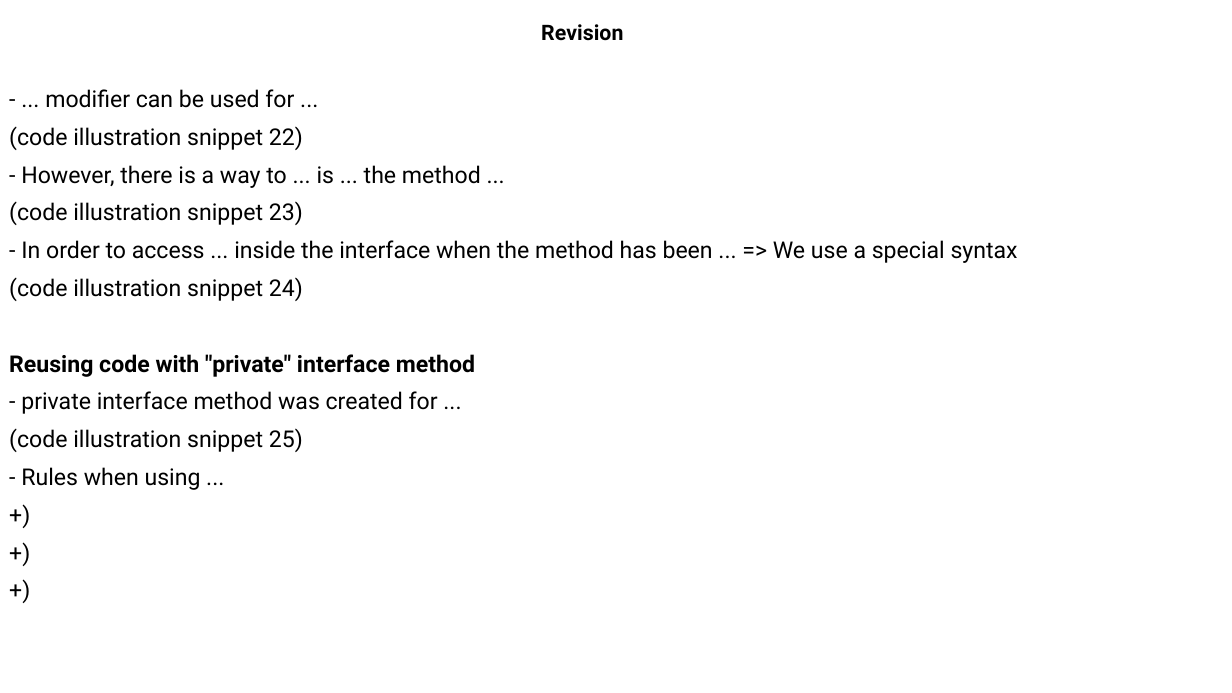
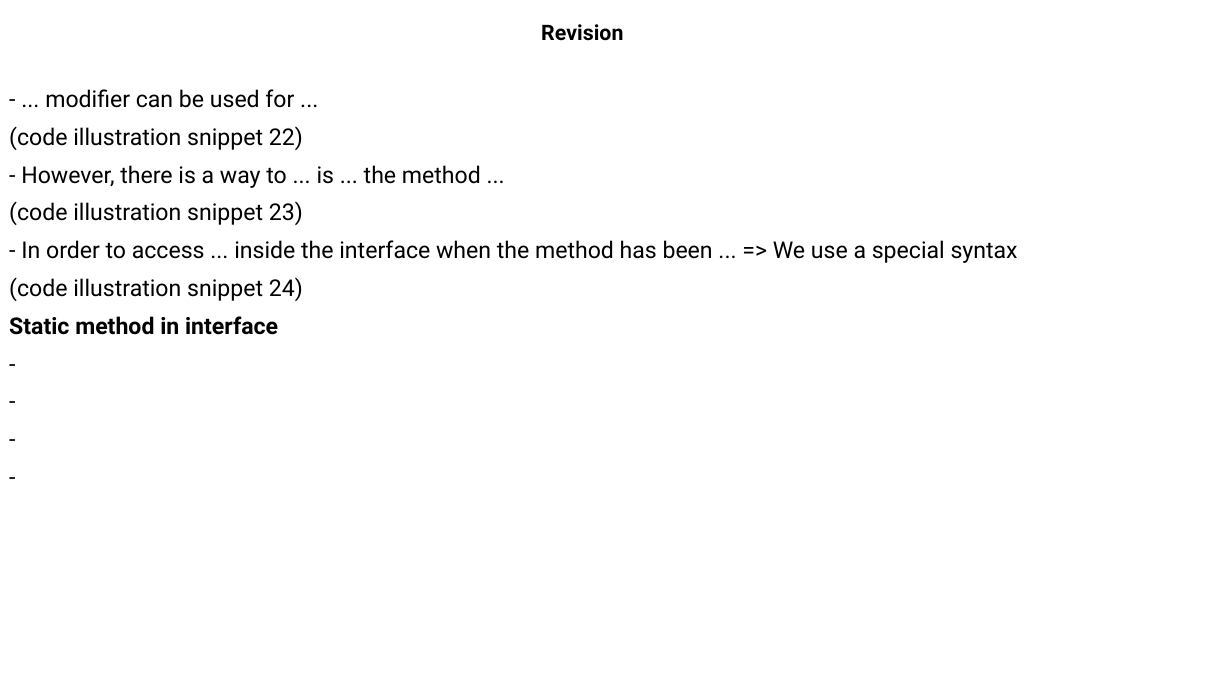
Before and after one commit to MaiDinhVinh/CS-Java, a slide deck: slide 15 of OCP17/old progress/Chapter 6 - Class Design and Chapter 7 - Beyond classes.pptx (slide 14 before the commit). Drawn at 1232x693 pixels with LibreOffice and Linux fonts; fonts in the diff are those of the drawing. Boxes give left, top, right and bottom in pixels: in the first picture for what was removed or moved away, otherwise in the second. Text is boxed around its words. In the diff, an @@ line names an element or a change of style, - is before the commit and + after.

```diff
--- a/OCP17/old progress/Chapter 6 - Class Design and Chapter 7 - Beyond classes.pptx
+++ b/OCP17/old progress/Chapter 6 - Class Design and Chapter 7 - Beyond classes.pptx
@@ text at box(9, 316, 278, 335): text changed; bold on @@
-Reusing code with "private" interface method
-- private interface method was created for ...
-(code illustration snippet 25)
-- Rules when using ...
-+)
-+)
-+)
+Static method in interface
+-
+-
+-
+-
```
Also in this commit, not shown: 8 other slides changed, 2 slides added.
